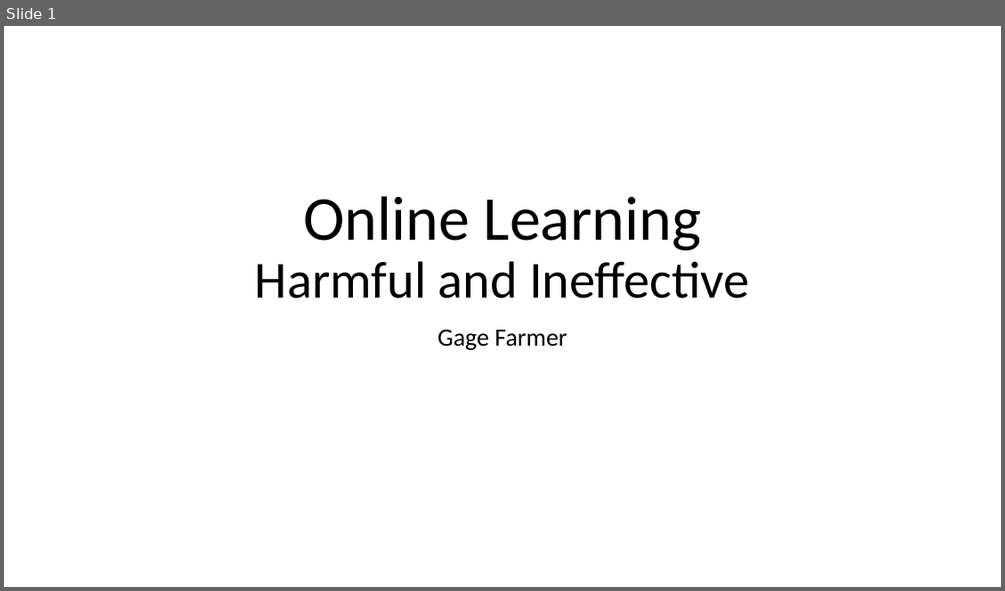
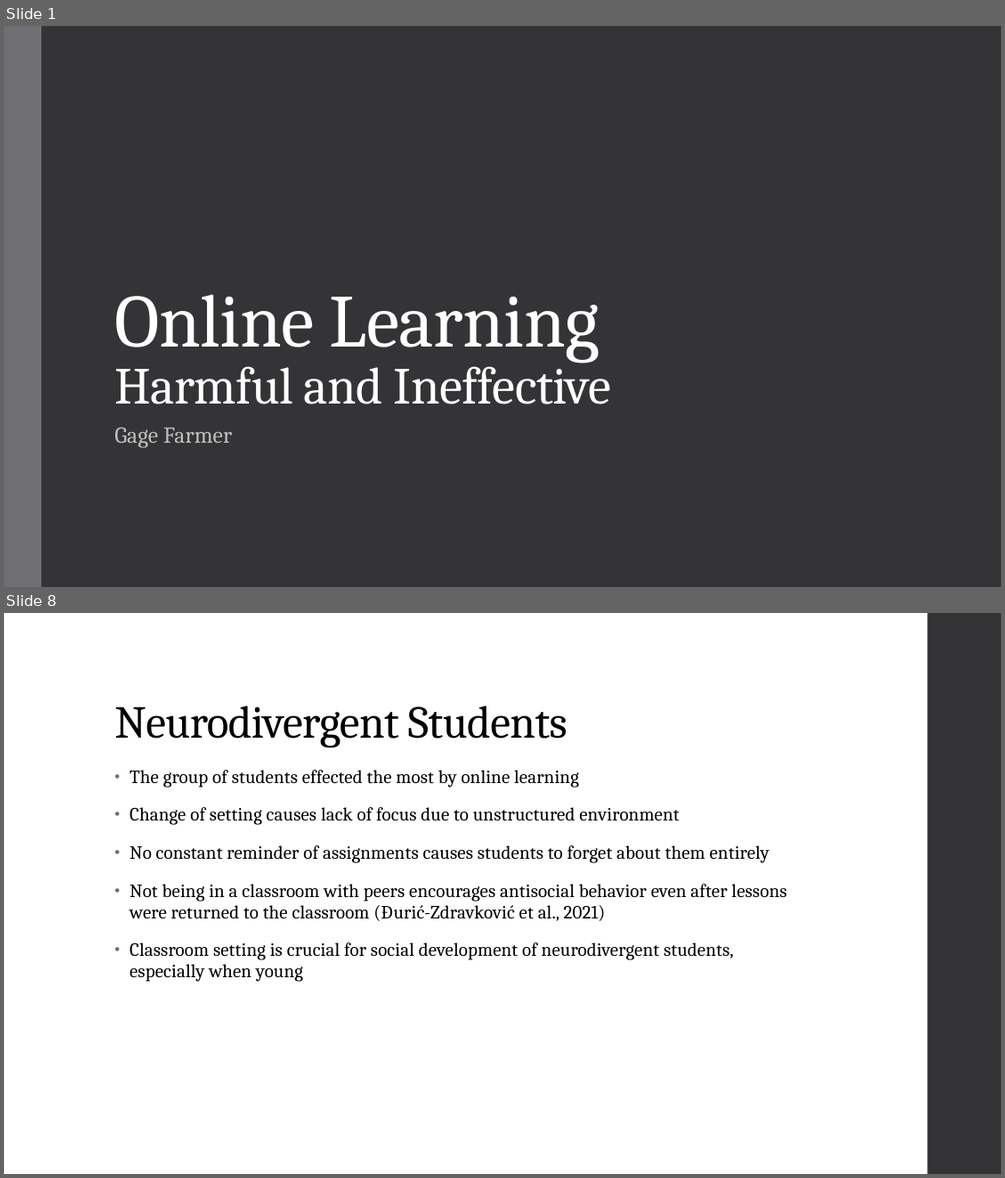
Before and after one commit to trickyok/College-Work, a slide deck: Spring 2022/Comp II/Writing Project 3/Online Learning.pptx. Shown one above the other, each under a label of ours: slide 1 before the commit, slides 1 and 8 after it; the slides between them are not shown. The pictures are 1005x591 and 1005x1178 pixels, drawn with LibreOffice and Linux fonts; fonts in the diff are those of the drawing. Boxes give left, top, right and bottom in pixels: in the first picture for what was removed or moved away, otherwise in the second. Text is boxed around its words. In the diff, an @@ line names an element or a change of style, - is before the commit and + after.

```diff
--- a/Spring 2022/Comp II/Writing Project 3/Online Learning.pptx
+++ b/Spring 2022/Comp II/Writing Project 3/Online Learning.pptx
@@ slide 8 added at (4, 613, 1001, 1174), background #FFFFFF @@
@@ rectangle added at (928, 613, 1001, 1174), fill #353537 @@
@@ title added at (114, 706, 567, 747), 44 pt, text #000000 @@
+Neurodivergent Students
@@ text added at (129, 770, 786, 981), 18 pt, text #000000 @@
+• The group of students effected the most by online learning
+• Change of setting causes lack of focus due to unstructured environment
+• No constant reminder of assignments causes students to forget about them entirely
+• Not being in a classroom with peers encourages antisocial behavior even after lessons were returned to the classroom (Đurić-Zdravković et al., 2021)
+• Classroom setting is crucial for social development of neurodivergent students, especially when young
@@ slide 1 changed as well @@
@@ background #FFFFFF to #353537 @@
@@ rectangle added at (4, 26, 41, 587), fill #6F6F74 @@
@@ title "Online Learning Harmful and Ineffective": place and size @@
-title "Online Learning Harmful and Ineffective" at (255, 196, 749, 298)
+title "Online Learning Harmful and Ineffective" at (114, 294, 612, 404)
@@ title "Online Learning Harmful and Ineffective" at (114, 294, 612, 404): size 60 to 72 pt in "Online Learning"; font Calibri to Cambria, text colour #000000 to #FFFFFF, letter spacing 0 to -0.5 pt; alignment centre to left; line spacing 0.9 to 0.85 @@
@@ subtitle "Gage Farmer": place and size @@
-subtitle "Gage Farmer" at (437, 329, 566, 350)
+subtitle "Gage Farmer" at (114, 426, 232, 448)
@@ subtitle "Gage Farmer" at (114, 426, 232, 448): size 24 to 22 pt, font Calibri to Cambria, text colour #000000 to #BFBFBF, letter spacing 0 to 0.1 pt; alignment centre to left; line spacing 0.9 to 0.95; more space between paragraphs @@
```
Also in this commit, not shown: 4 other slides changed, 7 other slides added, 7 slides removed.
